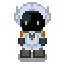
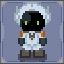
Before/after of a 64 x 64 layered artwork. What changed in the layer stack:
added layer "Pasted Layer copy" above "Tile" over 0, 0, 64, 64